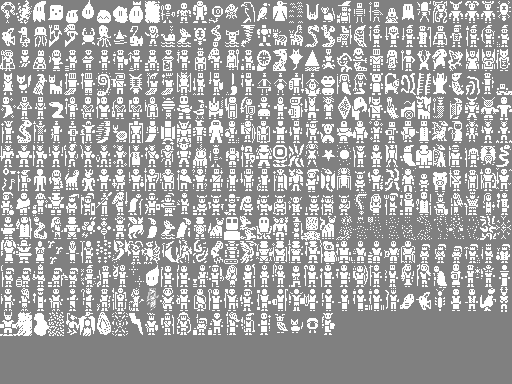
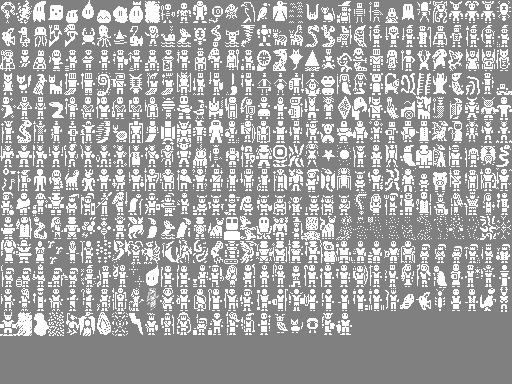
Two versions of the same layered image (512px x 384px). Layer-by-layer changes:
painted on "creature_sprites.png" over [336, 313, 352, 335]
